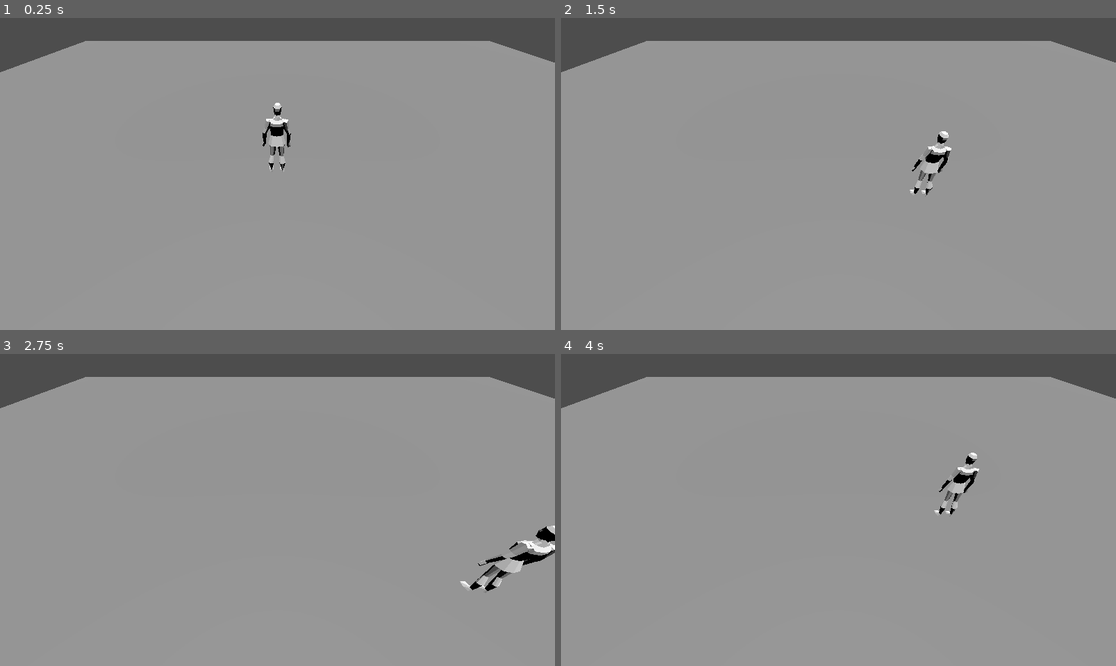
Above: before the commit, frames 1-4 (two rows, left to right).
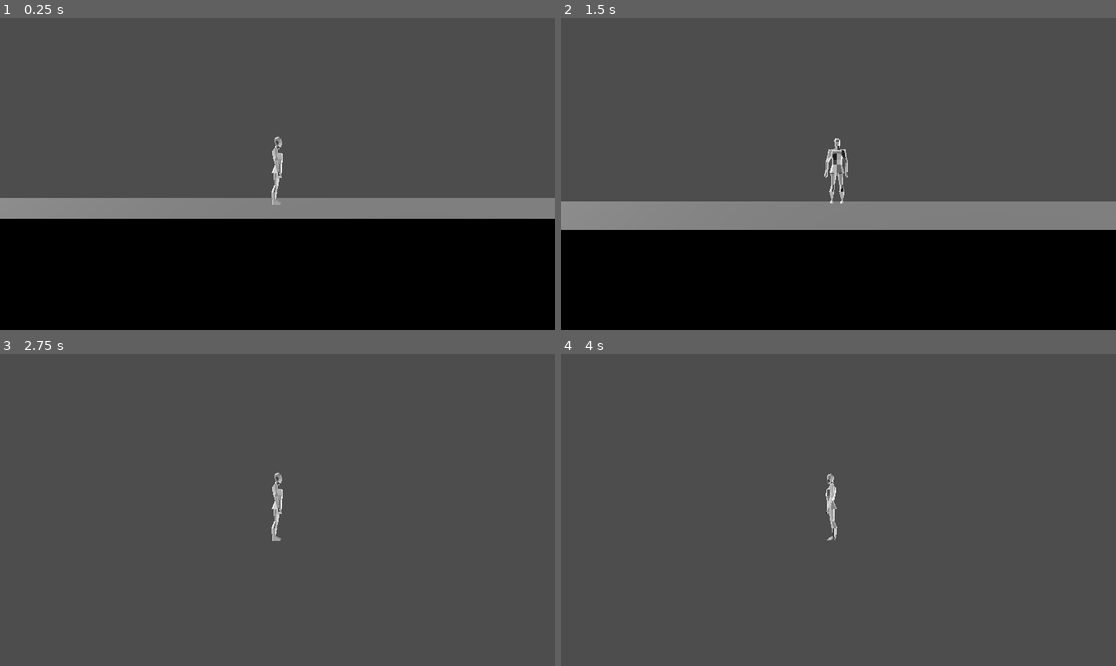
Above: after the commit, the same moments.

Repository: RafaWanner/Game-Dev
Game: Godot game, scene res://Scenes/Main.tscn
Two runs of this game, one before a commit and one after it. Both use one fixed random seed, a clock stepped at 60 frames per second and the inputs below.
Inputs:
- Up to frame 1 (0.25 s): no input
- Up to frame 2 (1.5 s): tap Enter (ui_accept) at 0.5, 0.6, 0.77, 1.07, 1.35 s; hold Right (move_right) 0.53-1.28 s; hold Down (move_back) from 1.28 s (still down)
- Up to frame 3 (2.75 s): tap Enter (ui_accept) at 1.52, 1.82, 2.1 s; release Down (move_back) at 2.03 s; hold Right (move_right) from 2.03 s (still down)
- Up to frame 4 (4 s): release Right (move_right) at 2.78 s; hold Up (move_forward) 2.78-3.53 s; tap Enter (ui_accept) at 2.85, 3.02, 3.32, 3.6, 3.77 s; hold Left (move_left) from 3.53 s (still down)

The runs differ from the first frame. In frame 1, 85% of the frame differs, in the area x 0-100%, y 7-100%; in frame 2, 82%; in frame 3, 91%; in frame 4, 91%.

Commit message:
movimentacao lateral

Diff:
--- a/Game-Dev/Scenes/Main.tscn
+++ b/Game-Dev/Scenes/Main.tscn
@@ -3,10 +3,10 @@
 [ext_resource type="PackedScene" uid="uid://b3rh7s8gao5uh" path="res://Scenes/Player.tscn" id="1_uyi2l"]
 
 [sub_resource type="BoxShape3D" id="BoxShape3D_sa7tv"]
-size = Vector3(60, 2, 60)
+size = Vector3(6, 6, 60)
 
 [sub_resource type="BoxMesh" id="BoxMesh_ww35l"]
-size = Vector3(60, 2, 60)
+size = Vector3(6, 6, 60)
 
 [node name="Main" type="Node"]
 
@@ -14,22 +14,23 @@
 transform = Transform3D(1, 0, 0, 0, 1, 0, 0, 0, 1, 0, -1, 0)
 
 [node name="CollisionShape3D" type="CollisionShape3D" parent="Ground"]
-transform = Transform3D(1, 0, 0, 0, 1, 0, 0, 0, 1, 1.49936, -0.312256, 1.73283)
 shape = SubResource("BoxShape3D_sa7tv")
 
 [node name="MeshInstance3D" type="MeshInstance3D" parent="Ground"]
-transform = Transform3D(1, 0, 0, 0, 1, 0, 0, 0, 1, 1.49936, -0.312256, 1.73283)
 mesh = SubResource("BoxMesh_ww35l")
 skeleton = NodePath("../CollisionShape3D")
 
-[node name="DirectionalLight3D" type="DirectionalLight3D" parent="."]
-transform = Transform3D(1, 0, 0, 0, 0.109786, 0.993955, 0, -0.993955, 0.109786, 0, 11.4111, 0)
+[node name="Player" parent="." instance=ExtResource("1_uyi2l")]
+transform = Transform3D(1, 0, 0, 0, 1, 0, 0, 0, 1, 0, 5.13382, 0)
 
-[node name="Player" parent="." instance=ExtResource("1_uyi2l")]
-transform = Transform3D(1, 0, 0, 0, 1, 0, 0, 0, 1, 0, 2.30759, 0)
+[node name="CameraPivot" type="Marker3D" parent="Player"]
+transform = Transform3D(-4.37114e-08, 0, 1, 0, 1, 0, -1, 0, -4.37114e-08, 0, -3.17616, 0)
 
-[node name="CameraPivot" type="Marker3D" parent="."]
-transform = Transform3D(1, 0, 0, 0, 0.707107, 0.707107, 0, -0.707107, 0.707107, 0, 0, 0)
+[node name="Camera3D" type="Camera3D" parent="Player/CameraPivot"]
+transform = Transform3D(1, 0, 0, 0, 1, 0, 0, 0, 1, 0, 3, 10)
 
-[node name="Camera3D" type="Camera3D" parent="CameraPivot"]
-transform = Transform3D(1, 0, 0, 0, 1, 0, 0, 0, 1, 0, 0, 10)
+[node name="DirectionalLight3D" type="DirectionalLight3D" parent="Player"]
+transform = Transform3D(1, 0, 0, 0, 0.707107, 0.707107, 0, -0.707107, 0.707107, 0, 6.82384, 10)
+
+[node name="DirectionalLight3D2" type="DirectionalLight3D" parent="Player"]
+transform = Transform3D(1, 0, 0, 0, -0.707107, -0.707107, 0, 0.707107, -0.707107, 0, 6.82384, -10)
--- a/Game-Dev/Scripts/Player.gd
+++ b/Game-Dev/Scripts/Player.gd
@@ -1,31 +1,37 @@
 extends CharacterBody3D
 
+# How fast the player moves in meters per second.
+@export var speed = 7
+# The downward acceleration when in the air, in meters per second squared.
+@export var fall_acceleration = 75
 
-const SPEED = 5.0
-const JUMP_VELOCITY = 4.5
-
-# Get the gravity from the project settings to be synced with RigidBody nodes.
-var gravity = ProjectSettings.get_setting("physics/3d/default_gravity")
+var target_velocity = Vector3.ZERO
 
 
 func _physics_process(delta):
-	# Add the gravity.
-	if not is_on_floor():
-		velocity.y -= gravity * delta
+	var direction = Vector3.ZERO
 
-	# Handle jump.
-	if Input.is_action_just_pressed("ui_accept") and is_on_floor():
-		velocity.y = JUMP_VELOCITY
+	if Input.is_action_pressed("move_forward"):
+		direction.x += 1
+	if Input.is_action_pressed("move_back"):
+		direction.x -= 1
+	if Input.is_action_pressed("move_left"):
+		direction.z += 1
+	if Input.is_action_pressed("move_right"):
+		direction.z -= 1
 
-	# Get the input direction and handle the movement/deceleration.
-	# As good practice, you should replace UI actions with custom gameplay actions.
-	var input_dir = Input.get_vector("ui_left", "ui_right", "ui_up", "ui_down")
-	var direction = (transform.basis * Vector3(input_dir.x, 0, input_dir.y)).normalized()
-	if direction:
-		velocity.x = direction.x * SPEED
-		velocity.z = direction.z * SPEED
-	else:
-		velocity.x = move_toward(velocity.x, 0, SPEED)
-		velocity.z = move_toward(velocity.z, 0, SPEED)
+	if direction != Vector3.ZERO:
+		direction = direction.normalized()
+		$Pivot.basis = Basis.looking_at(direction)
 
+	# Ground Velocity
+	target_velocity.x = direction.x * speed
+	target_velocity.z = direction.z * speed
+
+	# Vertical Velocity
+	if not is_on_floor(): # If in the air, fall towards the floor. Literally gravity
+		target_velocity.y = target_velocity.y - (fall_acceleration * delta)
+
+	# Moving the Character
+	velocity = target_velocity
 	move_and_slide()
